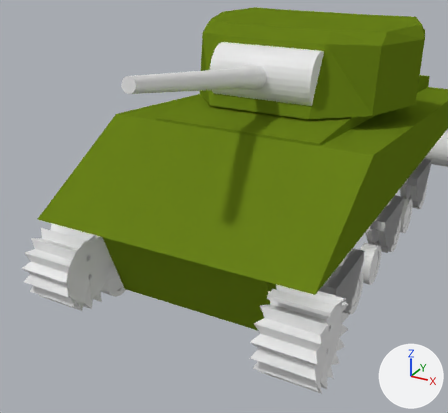
The Blender file MA4/m4a.blend as it was, and as the next commit left it.
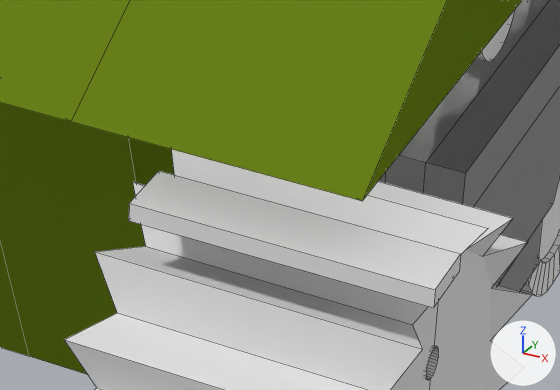
There are two pictures of each version: one whole from a 50 mm camera at (2.69, -6.3, 1.83) aimed at (0.6, -2.51, -0.06), one close up on the part from 54% to 79% of the width and 61% to 81% of the height. Every picture has the same lights, and +X, +Y and +Z are marked at lower right. The close-ups show mesh edges as thin lines.

Names of what the first close-up shows: 'Cube', 'body', 'frontLeftWheel', 'topRoller', 'trackRollerDamp'.
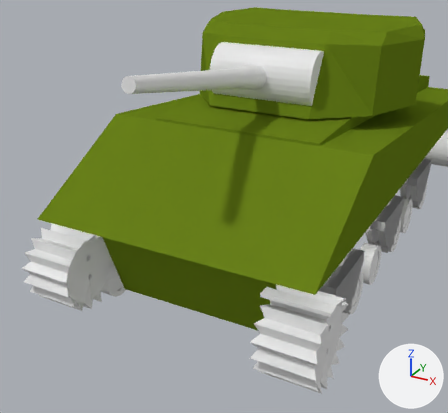
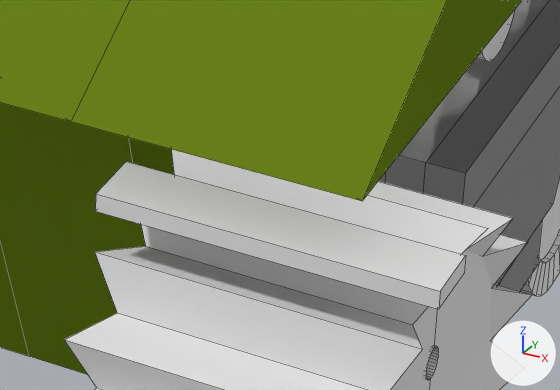
Changed parts and their boxes [x1, y1, x2, y2] in the close-ups (560 x 390 px):
```json
{"object": "Cube", "change": "moved, rescaled", "before": [129, 171, 461, 308], "after": [95, 162, 466, 309], "on screen": "12% wider, 7% taller"}
```

The change, as JSON lines over the scene's bpy script:
```json
{"op": "set", "path": "ob_cube.location", "old": "(1.258, -2.491, -0.721)", "new": "(1.233, -2.491, -0.721)"}
{"op": "set", "path": "ob_cube.scale", "old": "(0.255, 0.0564, -0.0163)", "new": "(0.288, 0.0564, -0.0163)"}
```
